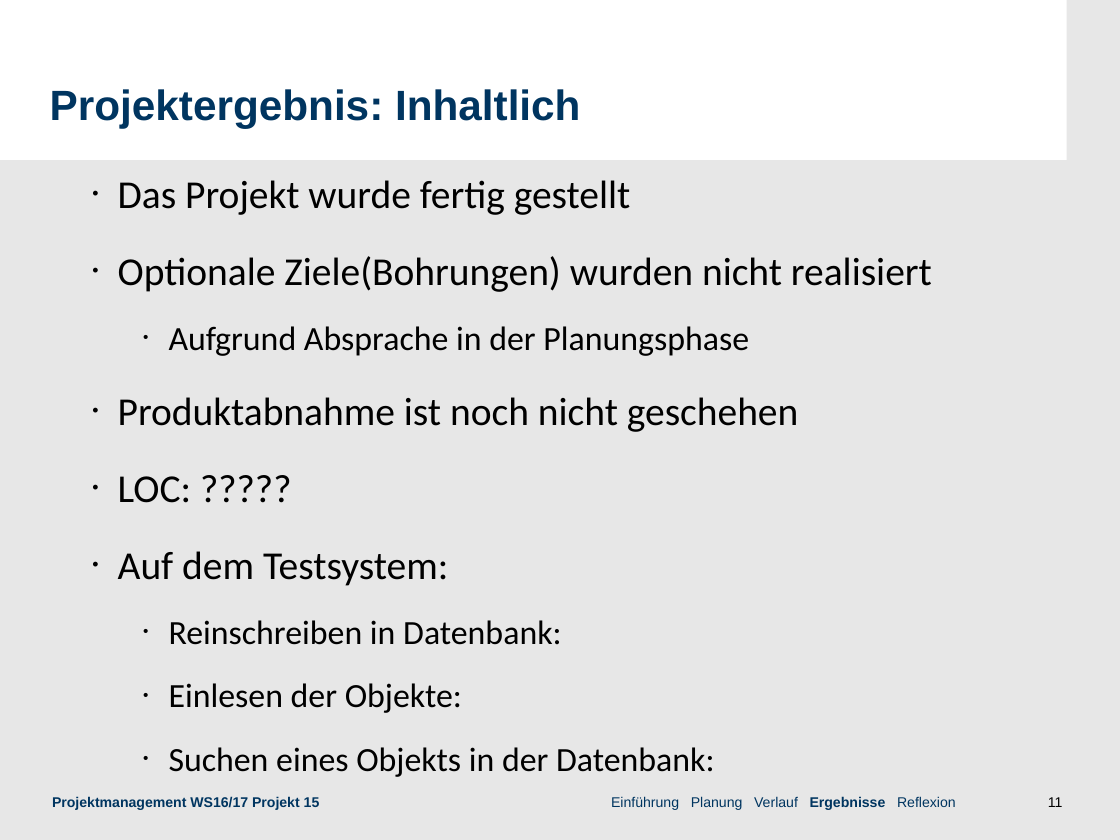
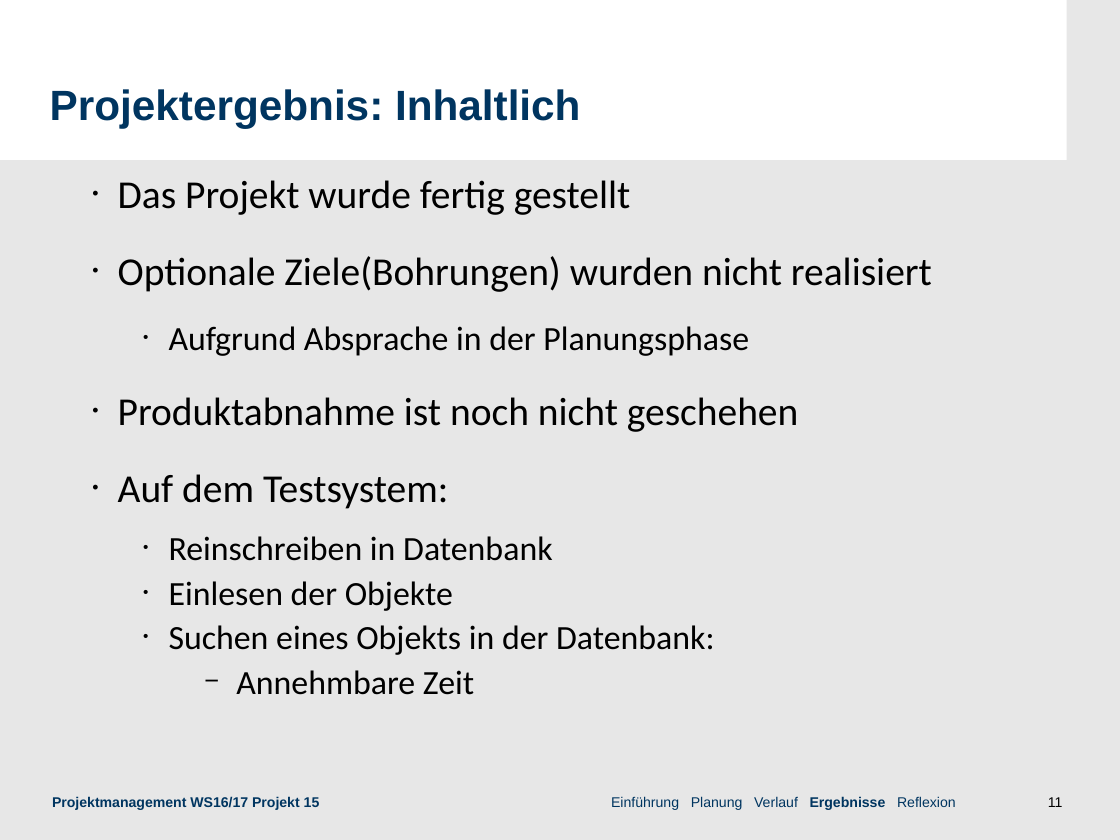
Before and after one commit to roku6/3D-Modelle, a slide deck: slide 11 of concepts/Praesentation/präsi_Projekt_Neu.odp. Drawn at 1120x840 pixels with LibreOffice and Linux fonts; fonts in the diff are those of the drawing; background and template pictures are left out. Boxes give left, top, right and bottom in pixels: in the first picture for what was removed or moved away, otherwise in the second. Text is boxed around its words. In the diff, an @@ line names an element or a change of style, - is before the commit and + after.

```diff
--- a/concepts/Praesentation/präsi_Projekt_Neu.odp
+++ b/concepts/Praesentation/präsi_Projekt_Neu.odp
@@ text at (x1=118, y1=476, x2=191, y2=503): paragraph removed @@
-• LOC: ?????
@@ text at (x1=169, y1=536, x2=552, y2=611): text changed @@
-  • Reinschreiben in Datenbank:
-  • Einlesen der Objekte:
+  • Reinschreiben in Datenbank
+  • Einlesen der Objekte
@@ text at (x1=169, y1=625, x2=715, y2=655): less space between paragraphs @@
@@ text at (x1=236, y1=670, x2=474, y2=695): paragraph added @@
+    − Annehmbare Zeit
```
Also in this commit, not shown: 3 other slides changed, 2 slides added, 28 other files.
